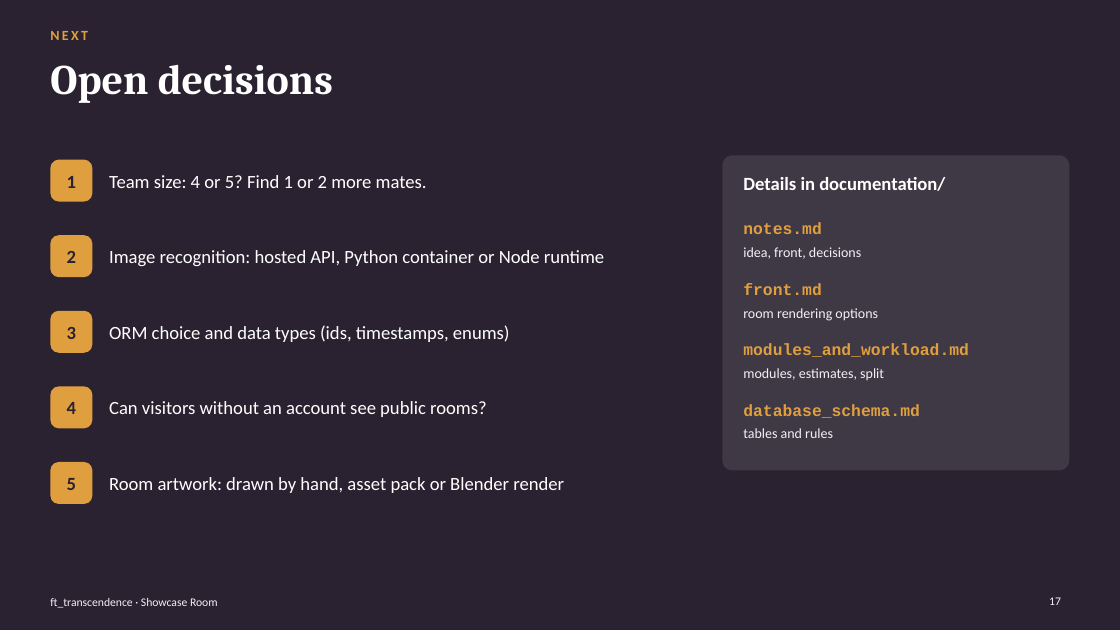
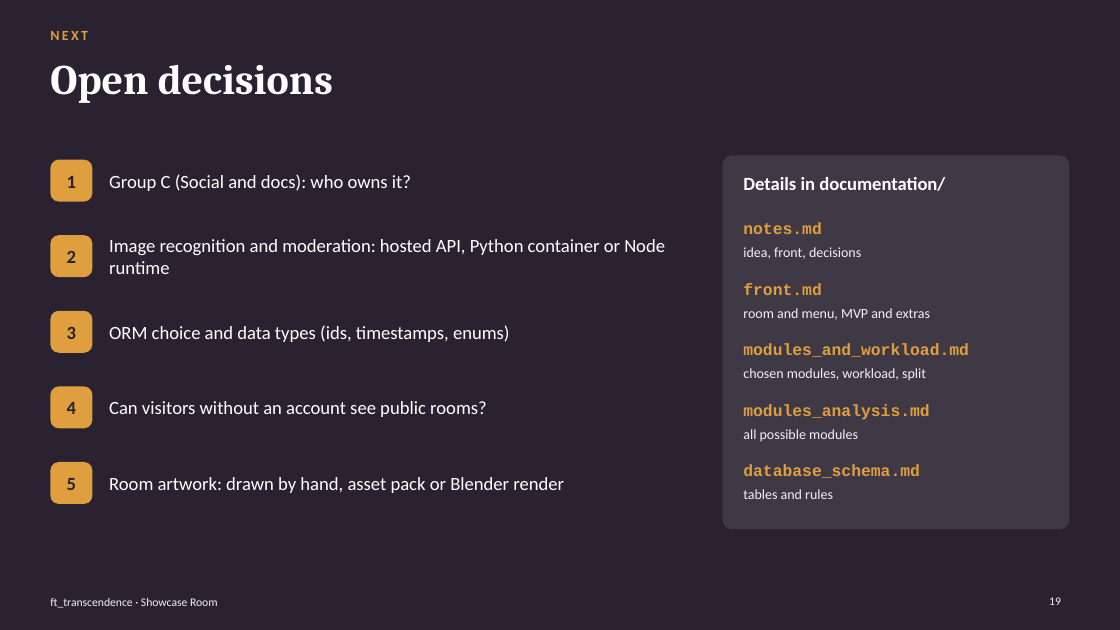
Before and after one commit to Komorebi-32/Transcendance, a slide deck: slide 19 of documentation/slides/showcase_room_overview_en.pptx (slide 17 before the commit). Drawn at 1120x630 pixels with LibreOffice and Linux fonts; fonts in the diff are those of the drawing. Boxes give left, top, right and bottom in pixels: in the first picture for what was removed or moved away, otherwise in the second. Text is boxed around its words. In the diff, an @@ line names an element or a change of style, - is before the commit and + after.

```diff
--- a/documentation/slides/showcase_room_overview_en.pptx
+++ b/documentation/slides/showcase_room_overview_en.pptx
@@ text at <box>109,174,411,191</box>: text changed @@
-Team size: 4 or 5? Find 1 or 2 more mates.
+Group C (Social and docs): who owns it?
@@ rounded rectangle: place and size @@
-rounded rectangle at <box>723,155,1070,471</box>
+rounded rectangle at <box>723,155,1070,529</box>
@@ rounded rectangle at <box>723,155,1070,529</box>: proportions changed @@
@@ text at <box>109,239,665,274</box>: text changed @@
-Image recognition: hosted API, Python container or Node runtime
+Image recognition and moderation: hosted API, Python container or Node runtime
@@ text at <box>743,308,930,320</box>: text changed @@
-room rendering options
+room and menu, MVP and extras
@@ text at <box>743,368,926,380</box>: text changed @@
-modules, estimates, split
+chosen modules, workload, split
@@ text added at <box>743,404,929,420</box>, 14 pt, text #E09F3E, bold @@
+modules_analysis.md
@@ text added at <box>743,429,858,441</box>, 12 pt, text #F3EFF6 @@
+all possible modules
@@ text "database_schema.md": place and size @@
-text "database_schema.md" at <box>743,404,920,418</box>
+text "database_schema.md" at <box>743,464,920,478</box>
@@ text "tables and rules": place and size @@
-text "tables and rules" at <box>743,428,833,438</box>
+text "tables and rules" at <box>743,489,833,499</box>
@@ page number at <box>1049,597,1061,605</box>: text changed @@
-17
+19
```
Also in this commit, not shown: 6 other slides changed, 4 slides added, 2 slides removed, 6 other files.
